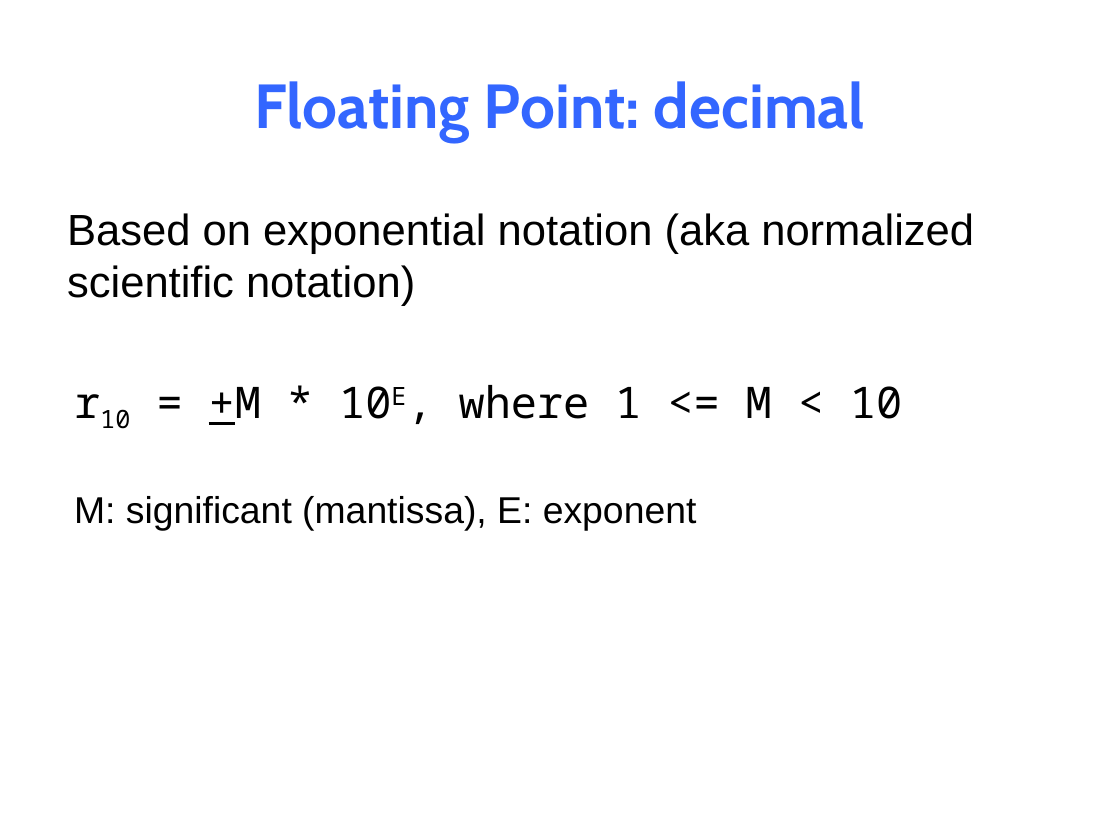
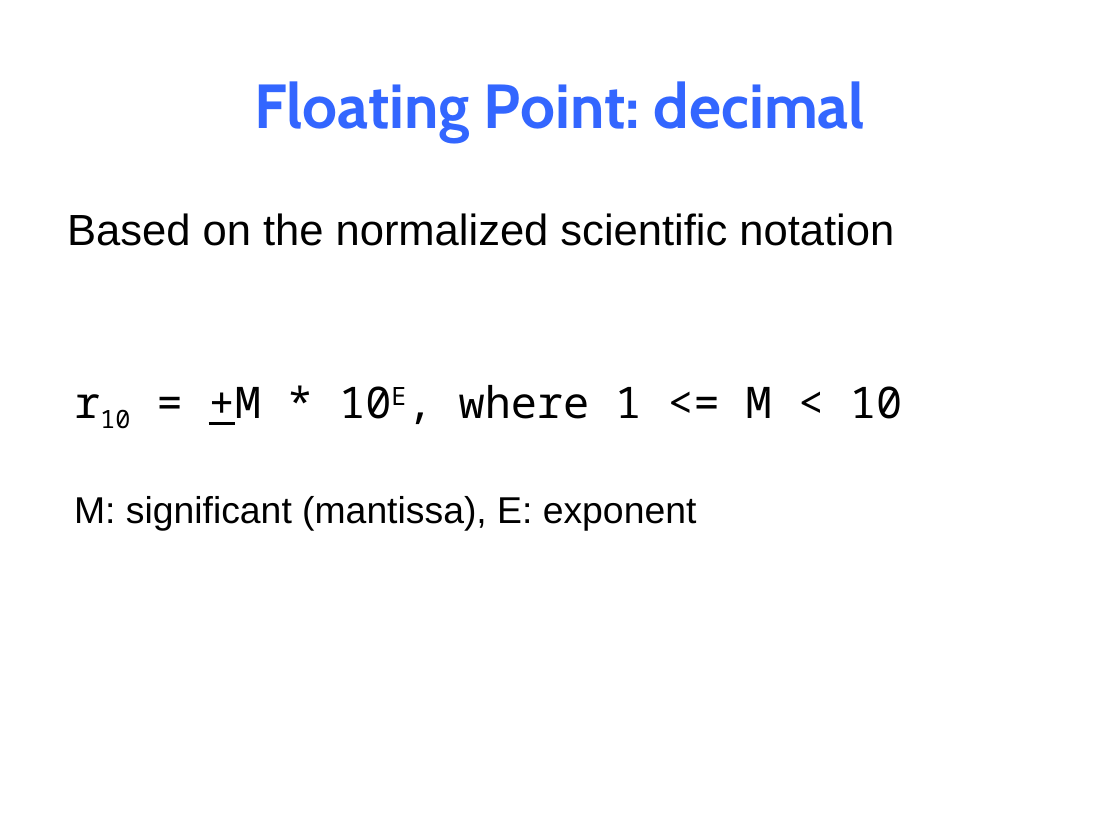
Before and after one commit to NYU-CSO/nyu-cso.github.io, a slide deck: slide 18 of notes/03-floats.pptx (slide 19 before the commit). Drawn at 1120x840 pixels with LibreOffice and Linux fonts; fonts in the diff are those of the drawing. Boxes give left, top, right and bottom in pixels: in the first picture for what was removed or moved away, otherwise in the second. Text is boxed around its words. In the diff, an @@ line names an element or a change of style, - is before the commit and + after.

```diff
--- a/notes/03-floats.pptx
+++ b/notes/03-floats.pptx
@@ text at (67, 213, 894, 246): text changed @@
-Based on exponential notation (aka normalized scientific notation)
+Based on the normalized scientific notation
```
Also in this commit, not shown: 34 other slides changed, 3 slides removed, 1 other file.
